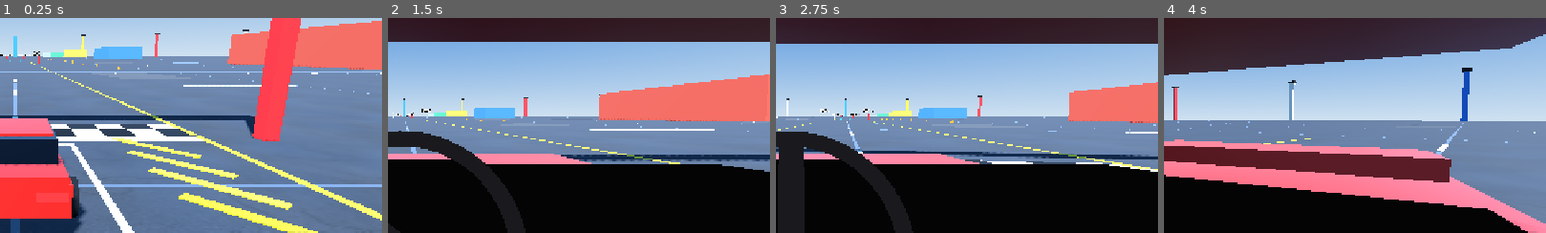
Above: before the commit, frames 1-4 (left to right).
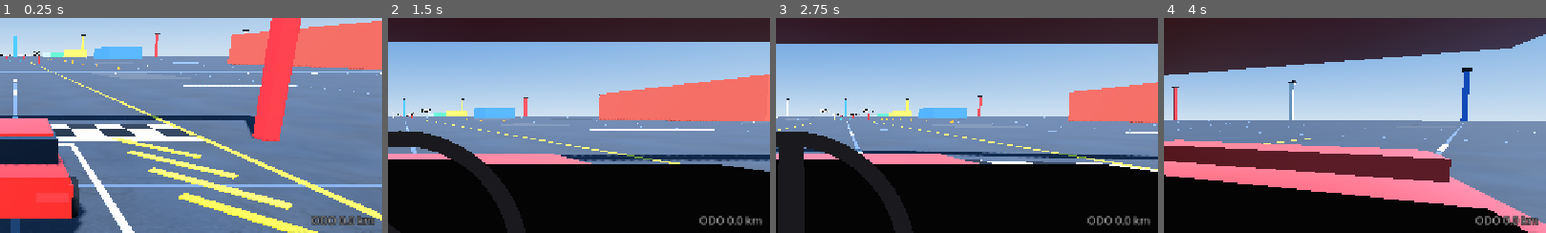
Above: after the commit, the same moments.

Repository: kokosro/factory-driver
Game: Godot game, scene res://scenes/main.tscn
The game is run twice, just before and just after one commit, with the same random seed, the same clock (stepped at 60 frames per second) and the same inputs.
Inputs:
- Up to frame 1 (0.25 s): no input
- Up to frame 2 (1.5 s): tap Enter at 0.5 s; hold Right (steer_right) 0.53-1.28 s; tap G (abs_toggle) at 0.6 s; tap I (starter) at 1.25 s; hold Down (brake) from 1.28 s (still down); tap C (camera_cycle) at 1.35 s
- Up to frame 3 (2.75 s): release Down (brake) at 2.03 s; hold Right (steer_right) from 2.03 s (still down); hold Shift (clutch_pedal) from 2.03 s (still down)
- Up to frame 4 (4 s): release Right (steer_right) at 2.78 s; release Shift (clutch_pedal) at 2.78 s; hold Up (accelerate) 2.78-3.53 s; tap N (gearbox_mode) at 2.85 s; hold Left (steer_left) from 3.53 s (still down); hold B (look_back) from 3.53 s (still down)
The pictures show only the part of the screen within x 48-98%, y 23-73%; the shares and areas given below are measured in that part.

The runs differ from the first frame. In frame 1, 0.6% of the frame differs, in the area x 81-98%, y 92-97%; in frame 2, 0.4%; in frame 3, 0.4%; in frame 4, 0.5%.

Commit message:
Car: an odometer that is never reset - odometer_m, every metre the body has moved over the ground (level, x and z, from tick to tick: forwards, backwards and sideways in a slide count alike, the wheels' turning does not), a plain add after move_and_slide that nothing in the car reads. reset_to moves the place it counts from (_odometer_from) along with the car, so the jump is not driven and the metres stay; a way that is not finite is not counted. Kept between sessions by OdometerStore (scripts/odometer_store.gd) in user://cars.json, an entry per car for the garage to add to - {"version": 1, "cars": {"boxster_986": {"odometer_m": 123.4}}}, CAR_ID names the car - read in _ready and continued from (no file, no entry: 0), written every ODOMETER_SAVE_INTERVAL 45 s of physics time and in _exit_tree, a save touching its car's one number and writing back whatever else the file holds, full precision. All of it behind the telemetry's own switch, TelemetryRecorder.should_record: on in the running game, off with no window unless FD_TELEMETRY=1 - the headless suite reads and writes nothing. HUD: OdometerLabel over the aid lamps, "ODO 12.3 km", the full tenths, its text made anew only when they change. Smoke test: 3 s flat out and a stop are 32.094 m on it, tick by tick and end to end, a reset to the start and one 50 m away leave it to the bit, reverse (16.8 m) and a handbrake slide on locked rears (13.4 m) count as the body goes, a NaN way is not counted and does no harm, never NaN, the HUD's line and its rounding, the store off in the suite and user://cars.json as the run found it, and the store itself tried on a file next to the telemetry phase's: metres back to the bit, an entry per car, other fields kept, nothing written for NaN. README: an odometer section, the tests' notes

Diff:
--- a/scenes/hud.tscn
+++ b/scenes/hud.tscn
@@ -184,6 +184,26 @@
 theme_override_constants/outline_size = 6
 theme_override_font_sizes/font_size = 18
 text = "SC"
+horizontal_alignment = 2
+vertical_alignment = 2
+
+[node name="OdometerLabel" type="Label" parent="."]
+anchors_preset = 3
+anchor_left = 1.0
+anchor_top = 1.0
+anchor_right = 1.0
+anchor_bottom = 1.0
+offset_left = -440.0
+offset_top = -228.0
+offset_right = -40.0
+offset_bottom = -202.0
+grow_horizontal = 0
+grow_vertical = 0
+theme_override_colors/font_color = Color(1, 1, 1, 0.6)
+theme_override_colors/font_outline_color = Color(0, 0, 0, 1)
+theme_override_constants/outline_size = 6
+theme_override_font_sizes/font_size = 18
+text = "ODO 0.0 km"
 horizontal_alignment = 2
 vertical_alignment = 2
 
--- a/scripts/car.gd
+++ b/scripts/car.gd
@@ -1613,6 +1613,31 @@
 ## Height above the road the car was last stood at [m] (reset_to's y).
 var _stand_height := 0.0
 
+## This car's name in the odometer file (see OdometerStore): one entry per car,
+## so the garage's cars can each keep their own.
+const CAR_ID := "boxster_986"
+
+## How often the odometer is written to its file while the car is driven [s of
+## physics time]; and once more when the car leaves the scene tree.
+const ODOMETER_SAVE_INTERVAL := 45.0
+
+## The odometer [m]: every metre this car has moved over the ground, whichever
+## way - forwards, backwards or sideways in a slide, it is the body's own way
+## from tick to tick, not the wheels' turning. Never reset: reset_to puts the
+## car somewhere and the jump there is not driven (_odometer_from), the metres
+## stay. Bookkeeping only, nothing in the car reads it. Kept from one session
+## to the next by OdometerStore where that is switched on (the running game;
+## not the headless test suite, which writes nothing).
+var odometer_m := 0.0
+
+## Where the car was when the odometer last counted; reset_to moves it along.
+var _odometer_from := Vector3.ZERO
+
+## Whether the odometer is kept in its file in this run (OdometerStore.enabled,
+## asked once), and the physics time since it was last written there [s].
+var _odometer_kept := false
+var _since_odometer_save := 0.0
+
 ## How many times reset_to has put the car somewhere. Bookkeeping for what
 ## watches the car from outside (the tyre marks clear when it goes up); nothing
 ## in the car reads it.
@@ -1640,6 +1665,15 @@
 	# it (CharacterBody3D snaps to a floor within 0.1 m by default).
 	floor_snap_length = 0.0
 	_settle_suspension(global_position.y)
+	_odometer_from = global_position
+	_odometer_kept = OdometerStore.enabled()
+	if _odometer_kept:
+		odometer_m = OdometerStore.load_odometer(CAR_ID)
+
+
+func _exit_tree() -> void:
+	if _odometer_kept:
+		OdometerStore.save_odometer(CAR_ID, odometer_m)
 
 
 func _physics_process(delta: float) -> void:
@@ -1876,7 +1910,24 @@
 	velocity = cg_velocity - global_basis.x * (yaw_rate * CG_OFFSET)
 	move_and_slide()
 
+	_count_odometer(delta)
 	_update_visuals(delta)
+
+
+## The way the body got over the ground this tick goes on the odometer (level
+## distance, x and z; anything not finite is no way at all), and every
+## ODOMETER_SAVE_INTERVAL the odometer goes to its file, where that is on.
+func _count_odometer(delta: float) -> void:
+	var way := Vector2(global_position.x - _odometer_from.x, global_position.z - _odometer_from.z).length()
+	if is_finite(way):
+		odometer_m += way
+	_odometer_from = global_position
+	if not _odometer_kept:
+		return
+	_since_odometer_save += delta
+	if _since_odometer_save >= ODOMETER_SAVE_INTERVAL:
+		_since_odometer_save = 0.0
+		OdometerStore.save_odometer(CAR_ID, odometer_m)
 
 
 ## Puts the car back where the scene placed it, at rest, in 1st, automatic, the
@@ -1904,8 +1955,10 @@
 ## again afterwards). The switches stay as the driver has them: tcs_on, abs_on,
 ## sc_on, gearbox_mode. The height of `target` counts from the road: the car is stood on its springs on the road
 ## there (_settle_suspension), 0 = at its ride height.
+## The odometer keeps its metres, and the jump to `target` is not among them.
 func reset_to(target: Transform3D) -> void:
 	global_transform = target
+	_odometer_from = target.origin
 	velocity = Vector3.ZERO
 	forward_speed = 0.0
 	lateral_speed = 0.0
--- a/scripts/hud.gd
+++ b/scripts/hud.gd
@@ -4,6 +4,7 @@
 ## pedal bars so the driving feel can be checked, the fuel bar, and a lamp each
 ## for the three driver aids. The mission line and
 ## banner only show what they are handed (see scripts/mission_manager.gd).
+## The odometer's line sits over the aid lamps (see set_odometer).
 
 ## Tach text colour normally and from ArcadeCar.SHIFT_LIGHT_RPM up.
 const TACH_COLOR := Color(1, 1, 1, 1)
@@ -36,6 +37,11 @@
 @onready var _tcs_lamp: Label = $TcsLamp
 @onready var _abs_lamp: Label = $AbsLamp
 @onready var _sc_lamp: Label = $ScLamp
+@onready var _odometer_label: Label = $OdometerLabel
+
+## The odometer as last written on its label [tenths of a km]; the label's text
+## is only made anew when this changes, every 100 m.
+var _odometer_shown := -1
 
 
 func _process(_delta: float) -> void:
@@ -64,6 +70,7 @@
 	set_aid_lamp(_tcs_lamp, "TCS", car.tcs_on)
 	set_aid_lamp(_abs_lamp, "ABS", car.abs_on)
 	set_aid_lamp(_sc_lamp, "SC", car.sc_on)
+	set_odometer(car.odometer_m)
 
 
 ## The pedal bars follow the pedals tick by tick (ArcadeCar.throttle_pedal /
@@ -99,6 +106,17 @@
 		_fuel_bar.color = FUEL_RESERVE_COLOR
 	else:
 		_fuel_bar.color = FUEL_COLOR
+
+
+## The odometer line over the aid lamps, `metres` as "ODO 12.3 km": the tenths
+## that are full (an odometer never shows a metre it has not driven; NaN and
+## less than none read 0.0).
+func set_odometer(metres: float) -> void:
+	var tenths := 0 if is_nan(metres) else int(maxf(metres, 0.0) / 100.0)
+	if tenths == _odometer_shown:
+		return
+	_odometer_shown = tenths
+	_odometer_label.text = "ODO %d.%d km" % [tenths / 10, tenths % 10]
 
 
 ## A driver aid's lamp: its letters (`aid`), dim while it is `on`, amber and
--- /dev/null
+++ b/scripts/odometer_store.gd
@@ -0,0 +1,70 @@
+class_name OdometerStore
+extends RefCounted
+## Keeps the cars' odometers from one session to the next: one small JSON file
+## under user://, an entry per car, e.g.
+##   {"version": 1, "cars": {"boxster_986": {"odometer_m": 123.4}}}
+## A car's entry is a dictionary so the garage can keep more per car than its
+## metres, and a save only ever touches the one field of the one car it is
+## handed: whatever else the file holds is written back as it was read.
+##
+## Behind the telemetry's own switch (TelemetryRecorder.should_record): on in
+## the running game, off with no window - the headless test suite reads and
+## writes nothing, its cars all start at 0 - unless FD_TELEMETRY=1 asks for it.
+## The car does the asking (enabled()); the functions here do as they are told,
+## to whatever path, so the tests can try them on a file of their own.
+
+## Where the odometers live, and the version of what is in there.
+const PATH := "user://cars.json"
+const VERSION := 1
+
+
+## Whether odometers are loaded and saved at all in this run.
+static func enabled() -> bool:
+	return TelemetryRecorder.should_record()
+
+
+## The odometer stored for `car_id` [m]; 0 for a car, a file or a number that is
+## not there (or not finite, or negative: an odometer is neither).
+static func load_odometer(car_id: String, path := PATH) -> float:
+	var entry: Variant = _cars(_read(path)).get(car_id)
+	if not entry is Dictionary:
+		return 0.0
+	var stored: Variant = (entry as Dictionary).get("odometer_m")
+	if not (stored is float or stored is int) or not is_finite(stored) or stored < 0.0:
+		return 0.0
+	return stored
+
+
+## Writes `odometer_m` [m] into `car_id`'s entry and leaves the rest of the file
+## as it is. Nothing is written for a number that is not finite.
+static func save_odometer(car_id: String, odometer_m: float, path := PATH) -> void:
+	if not is_finite(odometer_m):
+		return
+	var stored := _read(path)
+	var cars := _cars(stored)
+	var entry: Variant = cars.get(car_id)
+	if not entry is Dictionary:
+		entry = {}
+	entry["odometer_m"] = odometer_m
+	cars[car_id] = entry
+	stored["version"] = VERSION
+	stored["cars"] = cars
+	var file := FileAccess.open(path, FileAccess.WRITE)
+	if file == null:
+		return
+	# Full precision: an odometer is read to the metre after a million of them.
+	file.store_string(JSON.stringify(stored, "  ", true, true))
+	file.close()
+
+
+## What the file holds, empty when there is none or it is not a dictionary.
+static func _read(path: String) -> Dictionary:
+	if not FileAccess.file_exists(path):
+		return {}
+	var value: Variant = JSON.parse_string(FileAccess.get_file_as_string(path))
+	return value if value is Dictionary else {}
+
+
+static func _cars(stored: Dictionary) -> Dictionary:
+	var cars: Variant = stored.get("cars")
+	return cars if cars is Dictionary else {}
--- a/tests/smoke_test.gd
+++ b/tests/smoke_test.gd
@@ -57,6 +57,8 @@
 ## cranked and never catches.
 ## Then the wheels drawn at speed: the real step less a half turn, the
 ## wagon-wheel effect.
+## Last the odometer: the way the body went, through resets and in reverse, on
+## the HUD, and nothing of it on disk in a headless run.
 ## Exits 0 on success, 1 on any failed check. Later phases extend this file.
 
 const MAIN_SCENE := "res://scenes/main.tscn"
@@ -663,7 +665,27 @@
 const STROBE_RUN_UP_FRAMES := 1200
 const STROBE_FRAMES := 30
 
+# --- Odometer ------------------------------------------------------------------------
+
+## Ticks flat out (3 s), in reverse (3 s) and of the handbrake slide (1 s) the
+## odometer is compared with the way the car went over; how far off it may be
+## [m] (the same sums in a different order); and how far it may move on a car
+## standing on its springs after a reset [m].
+const ODOMETER_DRIVE_FRAMES := 180
+const ODOMETER_REVERSE_FRAMES := 180
+const ODOMETER_SLIDE_FRAMES := 60
+const ODOMETER_TOLERANCE := 0.000001
+const ODOMETER_REST_TOLERANCE := 0.001
+
+## Where the odometer store is tried out: a file of the test's own, next to the
+## telemetry phase's, never the game's user://cars.json.
+const ODOMETER_TEST_FILE := TELEMETRY_DIR + "/cars.json"
+
 var _failures := 0
+
+## What the game's odometer file looked like when the run began (its text; ""
+## = none): the run must leave it exactly so.
+var _odometer_file_before := ""
 
 
 ## Run clock: every test's start line is this far down the pad from its start
@@ -687,6 +709,7 @@
 	if not _check(packed != null, "main scene loads"):
 		_finish()
 		return
+	_odometer_file_before = FileAccess.get_file_as_string(OdometerStore.PATH) if FileAccess.file_exists(OdometerStore.PATH) else ""
 	var main := packed.instantiate()
 	root.add_child(main)
 	await _step(60)
@@ -916,6 +939,7 @@
 	await _check_stability_switch(main, car)
 	await _check_starter_cycle(main, car)
 	await _check_wheel_strobe(car)
+	await _check_odometer(main, car)
 
 	_finish()
 
@@ -3757,6 +3781,177 @@
 	await _step(5)
 
 
+## The odometer: the way the car got over the ground, whichever way, through
+## resets and all; on the HUD; and nothing of it on disk in a headless run.
+func _check_odometer(main: Node, car: ArcadeCar) -> void:
+	var hud := main.get_node("HUD") as HUD
+	var label := main.get_node_or_null("HUD/OdometerLabel") as Label
+	var finite := is_finite(car.odometer_m)
+	_check(car.odometer_m > 1000.0, "odometer: it has counted the whole smoke test so far, resets and all (%.1f m)" % car.odometer_m)
+
+	# (1) Flat out and back to a stop, dead straight: the odometer's gain is the
+	# way the car went tick by tick, and the distance between the two ends.
+	car.reset_to_spawn()
+	await _step(5)
+	var start := car.global_position
+	var before := car.odometer_m
+	Input.action_press("accelerate")
+	var drive := await _odometer_watch(car, ODOMETER_DRIVE_FRAMES, false)
+	Input.action_release("accelerate")
+	Input.action_press("brake")
+	var stop := await _odometer_watch(car, CREEP_WATCH_FRAMES, true)
+	Input.action_release("brake")
+	finite = finite and drive.finite and stop.finite
+	var gained := car.odometer_m - before
+	var way: float = drive.way + stop.way
+	var as_the_crow_flies := Vector2(car.global_position.x - start.x, car.global_position.z - start.z).length()
+	_check(
+		gained > 20.0 and absf(gained - way) < ODOMETER_TOLERANCE and absf(gained - as_the_crow_flies) < 0.001 and drive.rising and stop.rising,
+		"odometer: %.0f s flat out and a stop are %.3f m on it, the way the car went tick by tick (%.3f m) and from end to end (%.3f m), never a tick backwards" % [ODOMETER_DRIVE_FRAMES / 60.0, gained, way, as_the_crow_flies],
+	)
+
+	# (2) A reset is not driven: the jump back to the start is not on it, the
+	# metres stay; nor is a jump to anywhere else.
+	before = car.odometer_m
+	car.reset_to_spawn()
+	var after_spawn_reset := car.odometer_m
+	car.reset_to(car.get_spawn_transform().translated(Vector3(30.0, 0.0, -40.0)))
+	var after_reset_to := car.odometer_m
+	await _step(60)
+	var at_rest := car.odometer_m - before
+	_check(
+		before > 0.0 and after_spawn_reset == before and after_reset_to == before and at_rest >= 0.0 and at_rest < ODOMETER_REST_TOLERANCE,
+		"odometer: a reset neither zeroes it nor drives it - %.1f m before, the same to the bit after a jump of %.0f m back to the start and one of 50 m from there, %.6f m more after a second of standing" % [before, as_the_crow_flies, at_rest],
+	)
+
+	# (3) It keeps counting from where the reset put the car, and reverse counts
+	# like forwards: a fresh press of the brake key at a standstill backs the car.
+	before = car.odometer_m
+	Input.action_press("brake")
+	var backing := await _odometer_watch(car, ODOMETER_REVERSE_FRAMES, false)
+	Input.action_release("brake")
+	finite = finite and backing.finite
+	gained = car.odometer_m - before
+	_check(
+		car.reverse_engaged and car.forward_speed < -1.0 and gained > 1.0 and absf(gained - backing.way) < ODOMETER_TOLERANCE and backing.rising,
+		"odometer: after the reset it counts on, and backing counts up like anything else (%.3f m in reverse, the odometer %.3f m further)" % [backing.way, gained],
+	)
+
+	# (4) A slide counts as the body goes, not as the wheels turn: the handbrake
+	# on, the rears stand still and the car goes sideways.
+	await _get_up_to_speed(car)
+	before = car.odometer_m
+	Input.action_press("steer_left", SLIDE_SETTLE_STEER)
+	Input.action_press("handbrake")
+	var sliding := await _odometer_watch(car, ODOMETER_SLIDE_FRAMES, false)
+	Input.action_release("handbrake")
+	Input.action_release("steer_left")
+	finite = finite and sliding.finite
+	gained = car.odometer_m - before
+	_check(
+		car.rear_omega == 0.0 and absf(car.lateral_speed) > 1.0 and gained > 5.0 and absf(gained - sliding.way) < ODOMETER_TOLERANCE,
+		"odometer: a handbrake slide is the way the body went, on locked rears and %.1f m/s sideways at the end (%.3f m, the odometer %.3f m further)" % [absf(car.lateral_speed), sliding.way, gained],
+	)
+
+	# (5) A way that is not a number is no way: the place the odometer counts
+	# from made NaN for a tick, it stands, and counts on from the tick after.
+	car.reset_to_spawn()
+	await _step(5)
+	Input.action_press("accelerate")
+	await _step(60)
+	car._odometer_from = Vector3(NAN, 0.0, NAN)
+	before = car.odometer_m
+	await _step(1)
+	var over_nan := car.odometer_m
+	var next := await _odometer_watch(car, 30, false)
+	Input.action_release("accelerate")
+	finite = finite and next.finite
+	_check(
+		over_nan == before and is_finite(over_nan) and absf(car.odometer_m - over_nan - next.way) < ODOMETER_TOLERANCE and next.way > 1.0,
+		"odometer: a way that is not finite is not counted and does no harm (%.3f m over that tick, %.3f m over the 30 after it, the car's own %.3f m)" % [over_nan - before, car.odometer_m - over_nan, next.way],
+	)
+	_check(finite and is_finite(car.odometer_m), "odometer: no NaN / inf on any tick of it")
+
+	# (6) The HUD's line: tenths of a kilometre, the ones that are full, and the
+	# text only made anew when they change.
+	if _check(label != null and label.text.begins_with("ODO ") and label.text.ends_with(" km"), "odometer: the HUD has its line ('%s')" % (label.text if label else "?")):
+		await _step(2)
+		var shown_live := label.text
+		var expected_live := "ODO %d.%d km" % [int(car.odometer_m / 100.0) / 10, int(car.odometer_m / 100.0) % 10]
+		hud.set_odometer(12345.0)
+		var shown_12 := label.text
+		hud.set_odometer(12399.9)
+		label.text = "untouched"
+		hud.set_odometer(12399.9)
+		var left_alone := label.text == "untouched" and hud._odometer_shown == 123
+		hud.set_odometer(12400.0)
+		var shown_next := label.text
+		hud.set_odometer(99.9)
+		var shown_short := label.text
+		hud.set_odometer(NAN)
+		var shown_nan := label.text
+		hud.set_odometer(-5.0)
+		_check(
+			shown_live == expected_live and shown_12 == "ODO 12.3 km" and left_alone and shown_next == "ODO 12.4 km" and shown_short == "ODO 0.0 km" and shown_nan == "ODO 0.0 km" and label.text == "ODO 0.0 km",
+			"odometer: the line reads the car's ('%s'), 12345 m as '%s', is left alone until the next tenth ('%s' at 12400 m), and NaN, less than none and 99.9 m all as '%s'" % [shown_live, shown_12, shown_next, shown_short],
+		)
+		await _step(2)
+		_check(label.text == expected_live or label.text == "ODO %d.%d km" % [int(car.odometer_m / 100.0) / 10, int(car.odometer_m / 100.0) % 10], "odometer: ... and is the car's again on the next frame ('%s')" % label.text)
+
+	# (7) Nothing on disk: the store is off in a headless run (the telemetry's own
+	# switch), the car never asked it for anything, the game's file is as it was.
+	var file_now := FileAccess.get_file_as_string(OdometerStore.PATH) if FileAccess.file_exists(OdometerStore.PATH) else ""
+	_check(
+		not OdometerStore.enabled() and OdometerStore.enabled() == TelemetryRecorder.should_record() and not car._odometer_kept and car._since_odometer_save == 0.0 and file_now == _odometer_file_before,
+		"odometer: the headless suite keeps no odometer - the store is off as the telemetry is, the car never counted towards a save, and %s is as the run found it (%s)" % [OdometerStore.PATH, "%d characters" % file_now.length() if file_now != "" else "not there"],
+	)
+
+	# (8) The store itself, on a file of the test's own: a car's metres come back
+	# to the bit, a second car gets an entry of its own, and what else the file
+	# holds is written back as it was.
+	DirAccess.make_dir_recursive_absolute(TELEMETRY_DIR)
+	if FileAccess.file_exists(ODOMETER_TEST_FILE):
+		DirAccess.remove_absolute(ODOMETER_TEST_FILE)
+	var nothing_stored := OdometerStore.load_odometer(ArcadeCar.CAR_ID, ODOMETER_TEST_FILE)
+	OdometerStore.save_odometer(ArcadeCar.CAR_ID, NAN, ODOMETER_TEST_FILE)
+	var nan_not_written := not FileAccess.file_exists(ODOMETER_TEST_FILE)
+	OdometerStore.save_odometer(ArcadeCar.CAR_ID, 1234567.891, ODOMETER_TEST_FILE)
+	OdometerStore.save_odometer("some_other_car", 42.5, ODOMETER_TEST_FILE)
+	_check(
+		nothing_stored == 0.0 and nan_not_written and OdometerStore.load_odometer(ArcadeCar.CAR_ID, ODOMETER_TEST_FILE) == 1234567.891 and OdometerStore.load_odometer("some_other_car", ODOMETER_TEST_FILE) == 42.5 and OdometerStore.load_odometer("no_such_car", ODOMETER_TEST_FILE) == 0.0,
+		"odometer: the store gives a car's metres back to the bit (%.3f m), keeps an entry per car, reads 0 for a car or a file that is not there and writes nothing for NaN" % OdometerStore.load_odometer(ArcadeCar.CAR_ID, ODOMETER_TEST_FILE),
+	)
+	var garage_file := FileAccess.open(ODOMETER_TEST_FILE, FileAccess.WRITE)
+	garage_file.store_string('{"version": 1, "garage": "4A", "cars": {"%s": {"odometer_m": 100.5, "paint": "red"}, "bad_car": {"odometer_m": -3.0}}}' % ArcadeCar.CAR_ID)
+	garage_file.close()
+	var loaded := OdometerStore.load_odometer(ArcadeCar.CAR_ID, ODOMETER_TEST_FILE)
+	var negative := OdometerStore.load_odometer("bad_car", ODOMETER_TEST_FILE)
+	OdometerStore.save_odometer(ArcadeCar.CAR_ID, 250.25, ODOMETER_TEST_FILE)
+	var stored: Variant = JSON.parse_string(FileAccess.get_file_as_string(ODOMETER_TEST_FILE))
+	var kept: bool = stored is Dictionary and stored.get("version") == 1.0 and stored.get("garage") == "4A" and stored["cars"][ArcadeCar.CAR_ID].get("paint") == "red" and stored["cars"][ArcadeCar.CAR_ID].get("odometer_m") == 250.25 and stored["cars"].has("bad_car")
+	_check(loaded == 100.5 and negative == 0.0 and kept, "odometer: a save touches its car's metres and nothing else in the file (version 1, the garage's own fields and the other cars as they were; a negative odometer reads 0)")
+	DirAccess.remove_absolute(ODOMETER_TEST_FILE)
+	car.reset_to_spawn()
+	await _step(5)
+
+
+## Steps `frames` ticks (to a standstill at the latest, if `until_rest`): the
+## way the car's body went over the ground, level, tick by tick [m], whether
+## the odometer was finite on every tick and never went down.
+func _odometer_watch(car: ArcadeCar, frames: int, until_rest: bool) -> Dictionary:
+	var seen := {"way": 0.0, "finite": true, "rising": true}
+	for frame in frames:
+		var before := car.global_position
+		var odometer_before := car.odometer_m
+		await physics_frame
+		seen.way += Vector2(car.global_position.x - before.x, car.global_position.z - before.z).length()
+		seen.finite = seen.finite and is_finite(car.odometer_m)
+		seen.rising = seen.rising and car.odometer_m >= odometer_before
+		if until_rest and car.forward_speed == 0.0:
+			break
+	return seen
+
+
 ## Resets the car and accelerates it in a straight line to ~60 km/h.
 # was 3 s flat out, which got to 16.5 m/s, just into 2nd -> flat out until
 # GET_UP_TO_SPEED - with a clutch to slip and the engine's inertia riding along
Not shown, added: scripts/odometer_store.gd.uid
